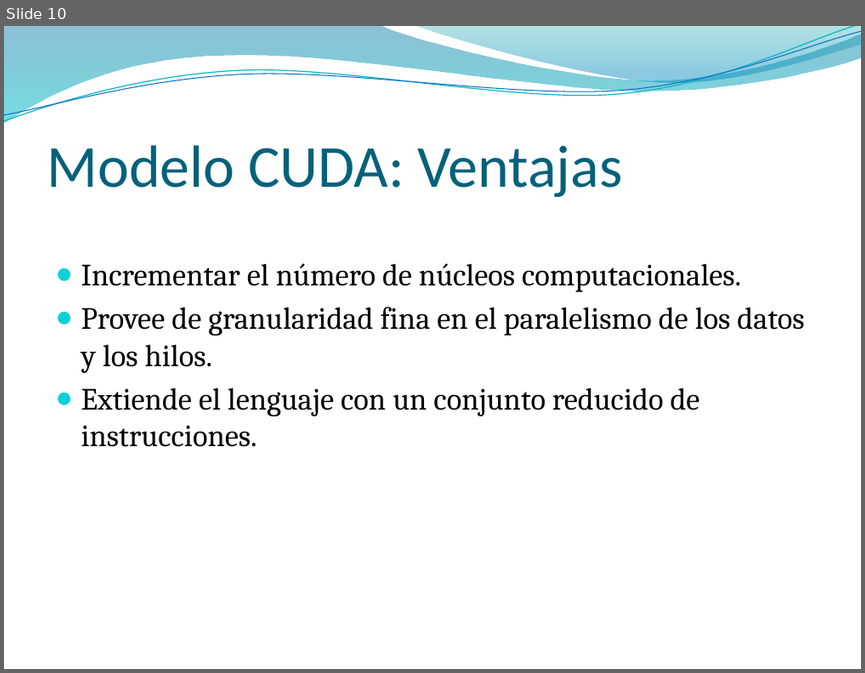
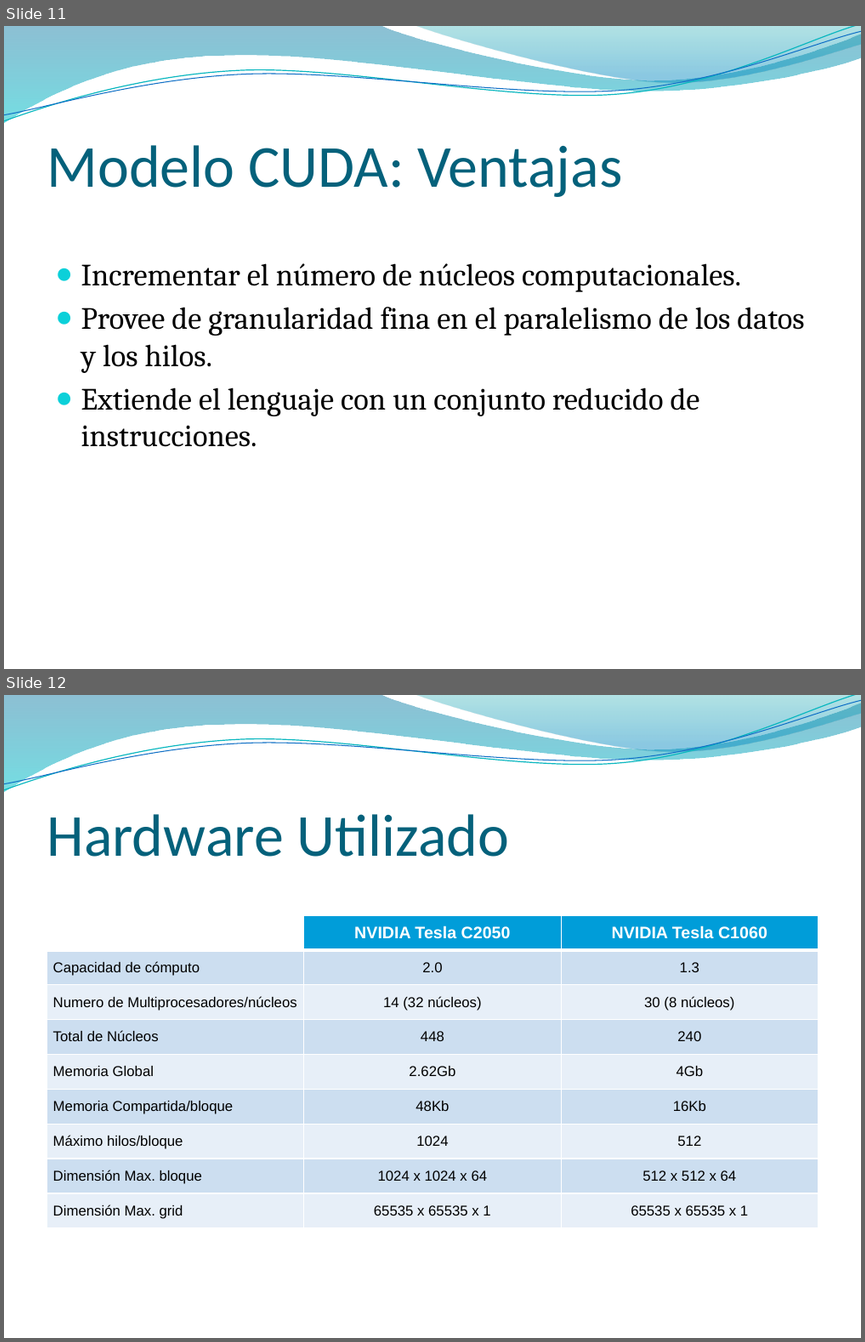
Before and after one commit to vinaygaba/pycuda-filters, a slide deck: out/presentacion/presentacionTAD.pptx. Shown one above the other, each under a label of ours: slide 10 before the commit, slides 11 and 12 after it. The pictures are 865x673 and 865x1342 pixels, drawn with LibreOffice and Linux fonts; fonts in the diff are those of the drawing; background and template pictures are left out. Boxes give left, top, right and bottom in pixels: in the first picture for what was removed or moved away, otherwise in the second. Text is boxed around its words. In the diff, an @@ line names an element or a change of style, - is before the commit and + after.

```diff
--- a/out/presentacion/presentacionTAD.pptx
+++ b/out/presentacion/presentacionTAD.pptx
@@ slide 12 added at [4, 695, 861, 1338], background picture (left out); not listed: 4 template elements that a slide beside it also shows @@
@@ title added at [46, 814, 510, 857], 50 pt, text #04617B @@
+Hardware Utilizado
@@ table added at [46, 915, 818, 1228], 9 rows, 3 columns @@
+ | NVIDIA Tesla C2050 | NVIDIA Tesla C1060
+Capacidad de cómputo | 2.0 | 1.3
+Numero de Multiprocesadores/núcleos | 14 (32 núcleos) | 30 (8 núcleos)
+Total de Núcleos | 448 | 240
+Memoria Global | 2.62Gb | 4Gb
+Memoria Compartida/bloque | 48Kb | 16Kb
+Máximo hilos/bloque | 1024 | 512
+Dimensión Max. bloque | 1024 x 1024 x 64 | 512 x 512 x 64
+Dimensión Max. grid | 65535 x 65535 x 1 | 65535 x 65535 x 1
@@ what was slide 10 is now slide 11 @@
```
Also in this commit, not shown: 2 slides changed, 4 other slides added.
